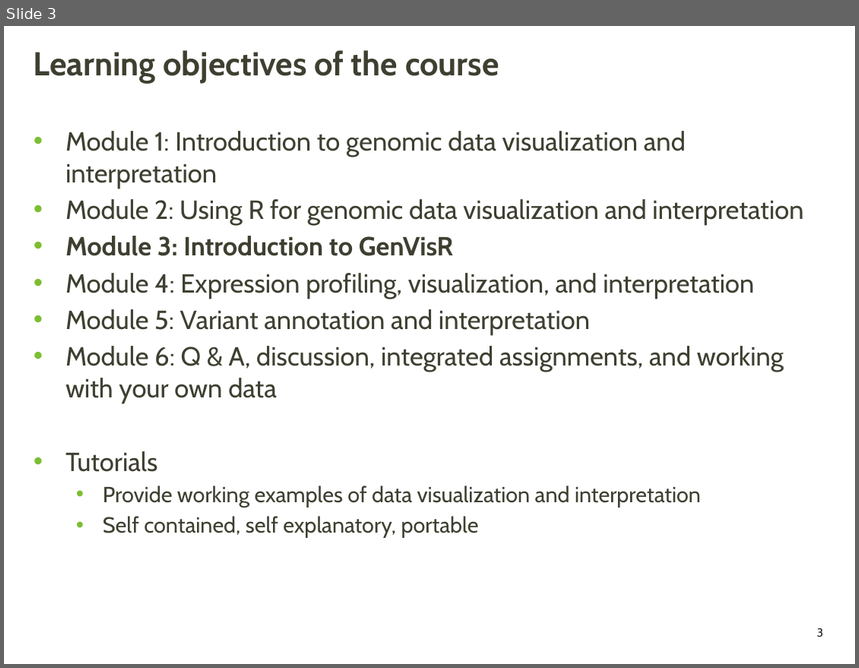
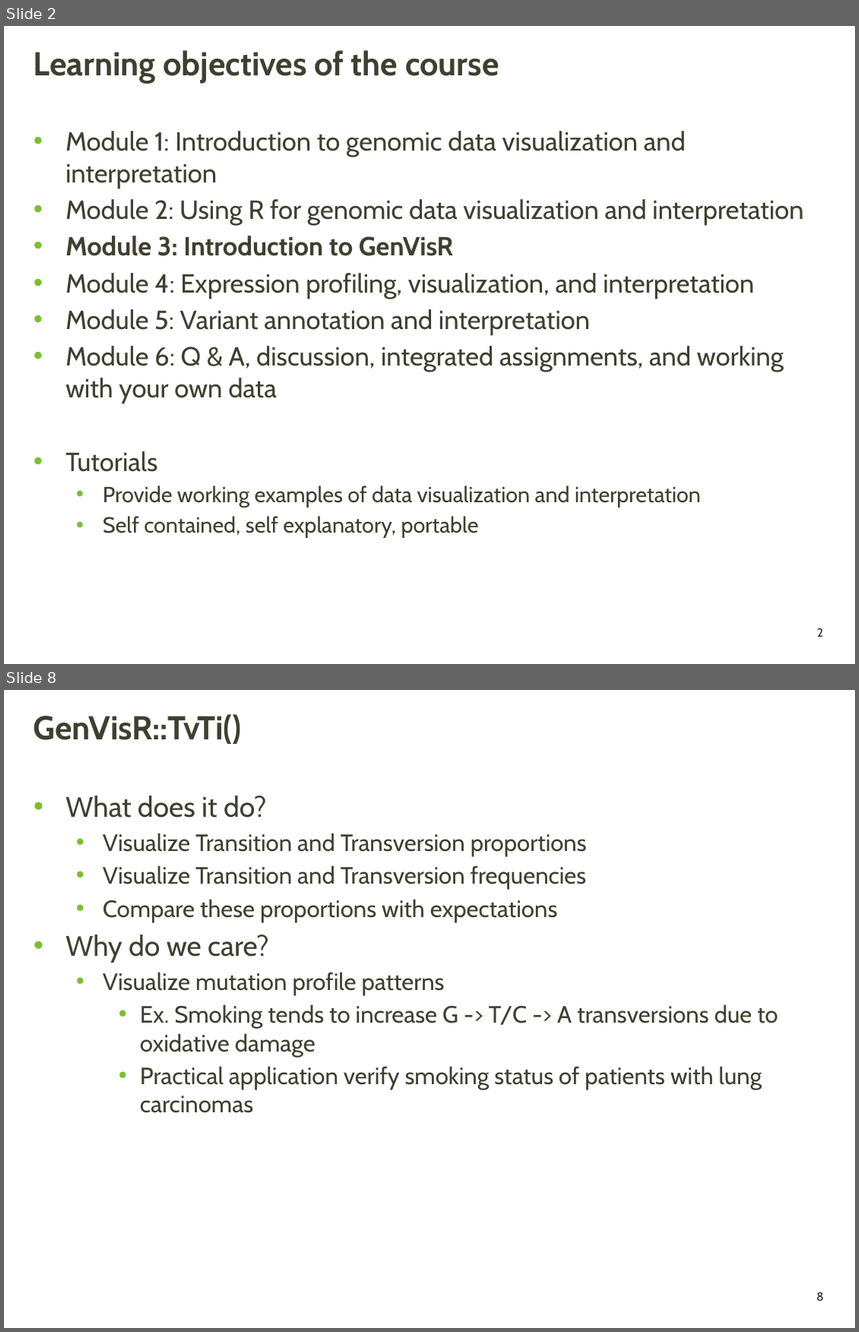
Before and after one commit to griffithlab/genviz.org, a slide deck: lectures/GenViz_Module3_Lecture.pptx. Shown one above the other, each under a label of ours: slide 3 before the commit, slides 2 and 8 after it; the slides between them are not shown. The pictures are 859x668 and 859x1332 pixels, drawn with LibreOffice and Linux fonts; fonts in the diff are those of the drawing; background and template pictures are left out. Boxes give left, top, right and bottom in pixels: in the first picture for what was removed or moved away, otherwise in the second. Text is boxed around its words. In the diff, an @@ line names an element or a change of style, - is before the commit and + after.

```diff
--- a/lectures/GenViz_Module3_Lecture.pptx
+++ b/lectures/GenViz_Module3_Lecture.pptx
@@ slide 8 added at (4,690,855,1328), background picture (left out); not listed: 1 template element that a slide beside it also shows @@
@@ title added at (34,714,242,744), 28 pt, text #3F3F32, bold @@
+GenVisR::TvTi()
@@ text added at (66,796,778,1113), 20 pt, text #3F3F32 @@
+• What does it do?
+  • Visualize Transition and Transversion proportions
+  • Visualize Transition and Transversion frequencies
+  • Compare these proportions with expectations
+• Why do we care?
+  • Visualize mutation profile patterns
+    • Ex. Smoking tends to increase G -> T/C -> A transversions due to oxidative damage
+    • Practical application verify smoking status of patients with lung carcinomas
@@ what was slide 3 is now slide 2 @@
@@ page number at (817,629,823,637): text changed @@
-3
+2
```
Also in this commit, not shown: 1 slide changed, 15 other slides added, 1 slide removed.
